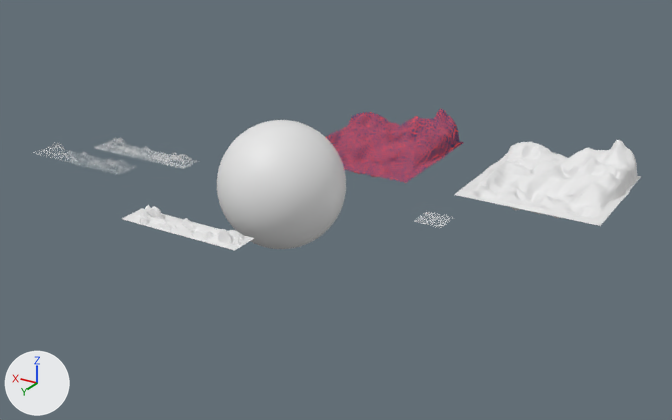
Before and after pictures for a commit that changed the Blender file VJ unity/Assets/Mesh/Blender/plane.blend.
One viewpoint serves both versions: a 50 mm camera at (-342.0, 497.0, 239.0) aimed at (-29.0, -25.0, -22.0). Every picture has the same lights, and +X, +Y and +Z are marked at lower left.

Before the edit, the objects in view are built like this:
```python
me_plane_008 = bpy.data.meshes.new('Plane.008')
me_plane_008.from_pydata(...)  # 4225 vertices, 4096 faces; spans x -50.8..50.0, y -50.4..50.0, z -8.6..27.2
me_plane_009 = bpy.data.meshes.new('Plane.009')
me_plane_009.from_pydata(...)  # 20609 vertices, 20480 faces; spans x -100.8..0.0, y -100.4..0.0, z -8.6..27.2
# faces by material slot: [4096, 16384]
me_plane_009.materials.append(mat_base)  # dark blue #394870
me_plane_009.materials.append(mat_edge)  # red #ff6363
me_sphere = bpy.data.meshes.new('Sphere')
me_sphere.from_pydata(...)  # 1986 vertices, 2048 faces; spans x -56.0..56.0, y -56.0..56.0, z -56.0..56.0
me_sphere.polygons.foreach_set('use_smooth', [True] * 2048)
ob_plane_004 = bpy.data.objects.new('Plane.004', me_plane_009)
ob_plane_004.location = (27.7, -47.9, 0.0)
ob_plane_005 = bpy.data.objects.new('Plane.005', me_plane_008)
ob_plane_005.location = (-160.2, -94.5, 0.0)
ob_sun = bpy.data.objects.new('Sun', me_sphere)
ob_sun.location = (0.0, 0.0, 0.0)
ob_sun.scale = (0.8, 0.8, 0.8)
# also in view: 'Plane.003' at (10.0, 92.0, 3.0)
```
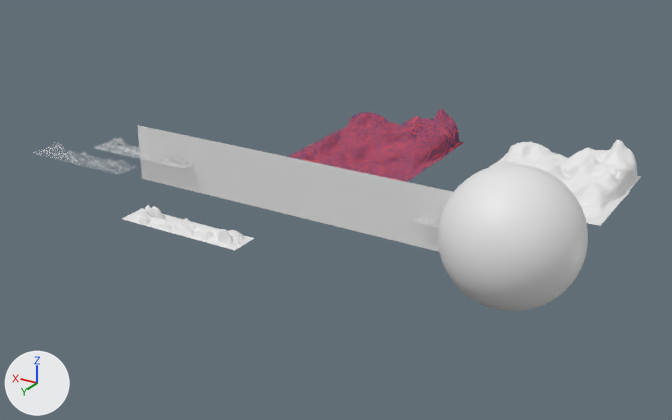
Where the newer file only moved an object's origin or applied its transform, the numbers keep the older frame.

The change, as a list of edits to the scene's bpy script:
```text
Change me_sphere:
    where me_sphere.from_pydata(...)  # 1986 vertices, 2048 faces; spans x -56.0..56.0, y -56.0..56.0, z -56.0..56.0
    used by ob_sun; location = (0.0, 0.0, 0.0); scale = (0.8, 0.8, 0.8)
    me_sphere part 1: the whole mesh is moved by (-211.0, 0.0, 0.0)
Add me_plane_010:
    me_plane_010.from_pydata([(-130.0, 0.0, -22.0), (130.0, 0.0, -22.0), (-130.0, 0.0, 22.0), (130.0, 0.0, 22.0)], [], [(0, 2, 3, 1)])
Add ob_plane_006:
    ob_plane_006 = bpy.data.objects.new('Plane.006', me_plane_010)
    ob_plane_006.location = (0.0, 0.0, 0.0)
```

Changed parts and their boxes [x1, y1, x2, y2] in the pictures (672 x 420 px):
'Sun', mesh moved
    before: [217, 120, 346, 249]
    after: [438, 164, 588, 311]
'Plane.006', added
    after: [137, 125, 453, 252]
